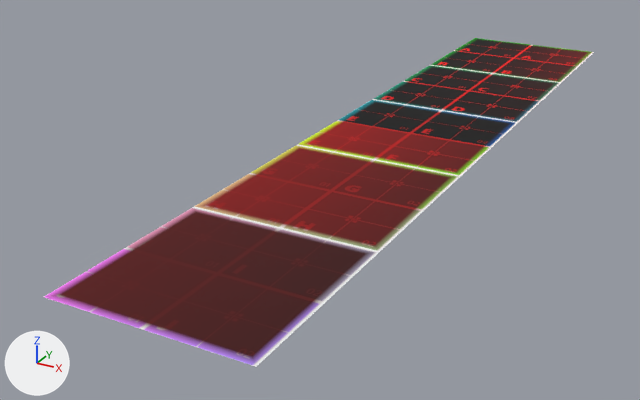
Before and after pictures for a commit that changed the glTF model forum/animatedQuad.glb.
Rendered twice from a camera (50 mm lens) standing at (1.94, -4.66, 1.77) and looking at (-0.4, -0.4, -0.36). The lights are fixed; the arrows at lower left show +X, +Y and +Z.

The first picture shows 'animatedQuad'.
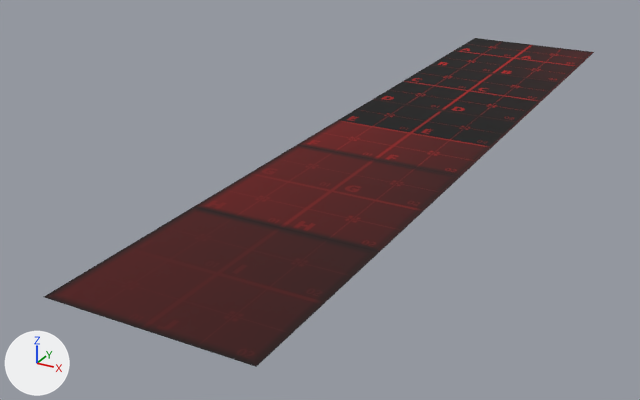
Location of each change, [x1, y1, x2, y2] in pixels of the pictures (640 x 400 px):
part 1 of me_animatedquad, recoloured: [44, 38, 593, 367] in both
part 2 of me_animatedquad, recoloured: [194, 100, 517, 252] in both
part 3 of me_animatedquad, recoloured: [374, 38, 594, 123] in both
part 4 of me_animatedquad, recoloured: [61, 40, 586, 356] in both
part 5 of me_animatedquad, recoloured: [44, 207, 379, 366] in both

The change, as a list of edits to the scene's bpy script:
```text
Change me_animatedquad:
    where me_animatedquad.from_pydata(...)  # 32 vertices, 50 faces; spans x -0.5..0.5, y -2.5..2.5, z 0.0
    used by ob_animatedquad; location = (0.0, 0.0, 0.0)
    me_animatedquad part 1: 20 faces centred in x -0.48..0.48, y -2.48..2.48, z 0.0 are repainted in the vertex colours; the middle colour goes from white #ffffff to black #000000
    me_animatedquad part 2: 8 faces centred in x -0.47..0.47, y -1.47..0.47, z 0.0 are repainted in the vertex colours; the middle colour goes from red #bc0000 to dark red #6e0000
    me_animatedquad part 3: 8 faces centred in x -0.47..0.47, y 0.53..2.47, z 0.0 are repainted in the vertex colours; the middle colour goes from red #f30000 to red #980000
    me_animatedquad part 4: 10 faces centred in x -0.15..0.15, y -2.15..2.15, z 0.0 are repainted in the vertex colours; the middle colour goes from red #bc0000 to red #850000
    me_animatedquad part 5: 4 faces centred in x -0.47..0.47, y -2.47..-1.53, z 0.0 are repainted in the vertex colours; the middle colour goes from dark red #590000 to dark red #4f0000
```
